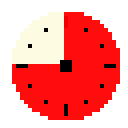
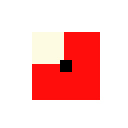
Before/after of a 128×128 layered artwork. What changed in the layer stack:
removed layer "Layer 2" (was 95%) over [12, 12, 120, 120]
painted on "Layer 4" over [12, 12, 120, 120]
